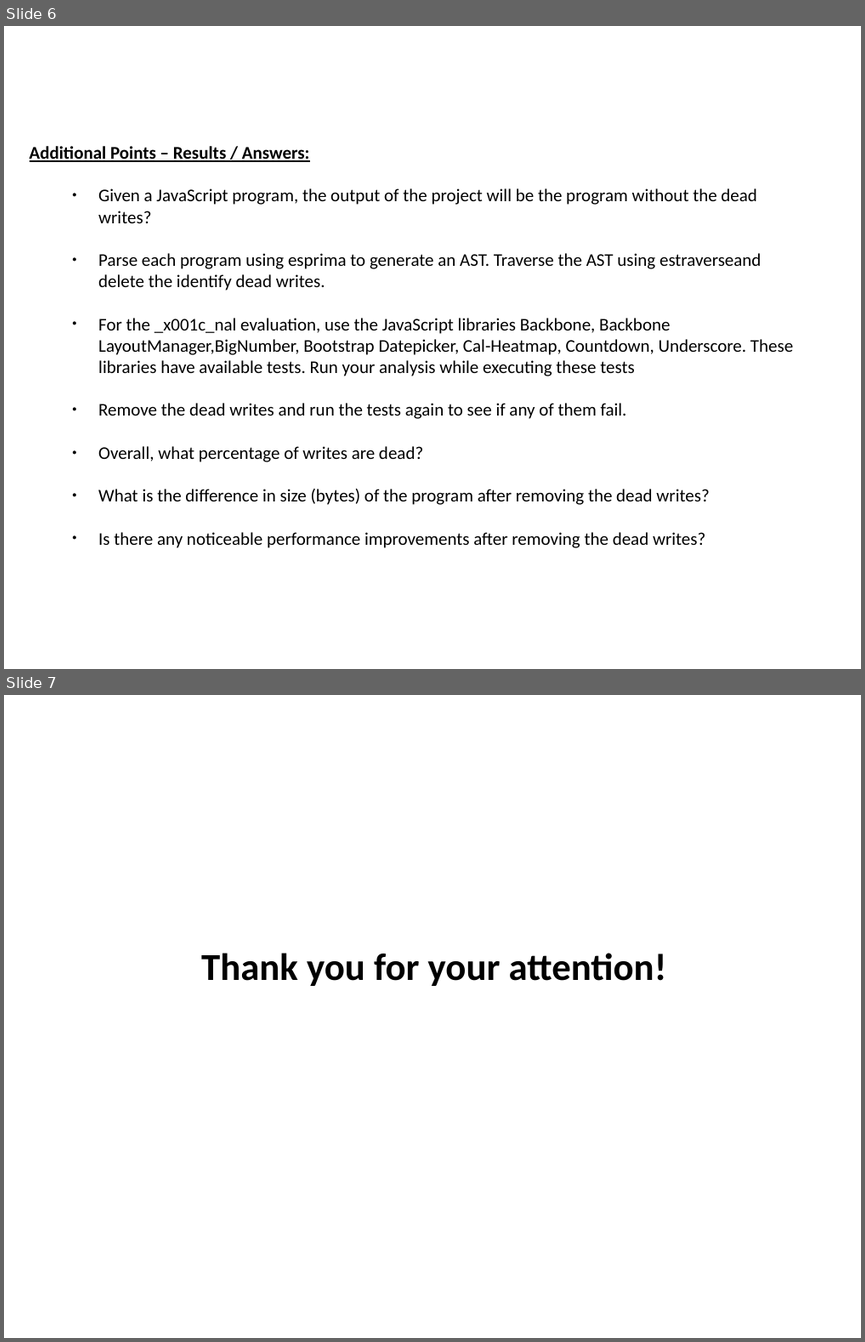
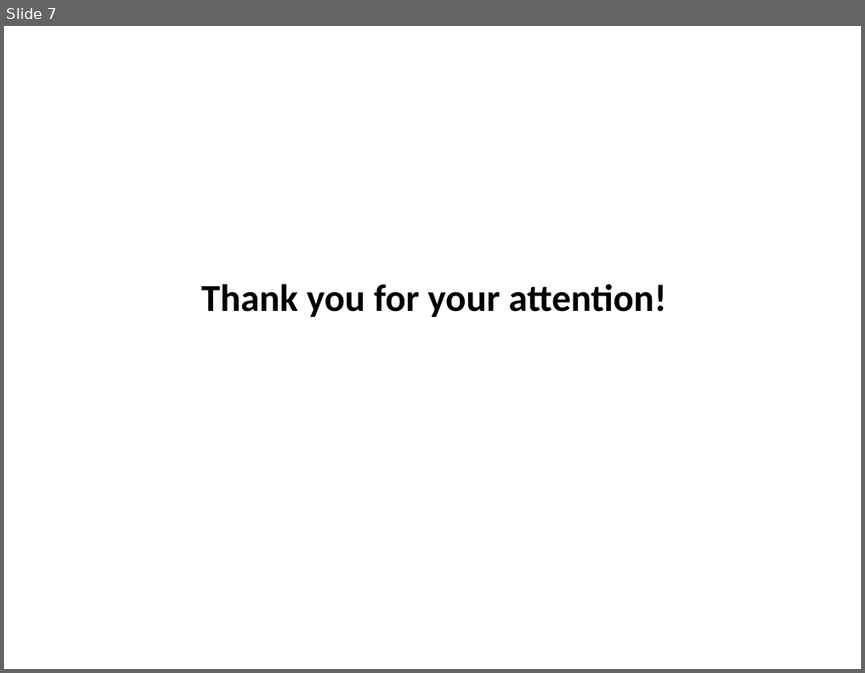
Before and after one commit to nicolas-voigt/PTADynamicDW, a slide deck: Documentation/PP - DeadWrites - Nase and Voigt PTaA.ppt. Shown one above the other, each under a label of ours: slides 6 and 7 before the commit, slide 7 after it. The pictures are 865x1342 and 865x673 pixels, drawn with LibreOffice and Linux fonts; fonts in the diff are those of the drawing; background and template pictures are left out. Boxes give left, top, right and bottom in pixels: in the first picture for what was removed or moved away, otherwise in the second. Text is boxed around its words. In the diff, an @@ line names an element or a change of style, - is before the commit and + after.

```diff
--- a/Documentation/PP - DeadWrites - Nase and Voigt PTaA.ppt
+++ b/Documentation/PP - DeadWrites - Nase and Voigt PTaA.ppt
@@ slide 6 removed at [4, 26, 861, 669], background picture (left out) @@
@@ text removed at [30, 146, 793, 548] @@
-Additional Points – Results / Answers:
-  ● Given a JavaScript program, the output of the project will be the program without the dead writes?
-  ● Parse each program using esprima to generate an AST. Traverse the AST using estraverse and delete the identify dead writes.
-  ● For the _x001c_nal evaluation, use the JavaScript libraries Backbone, Backbone LayoutManager,BigNumber, Bootstrap Datepicker, Cal-Heatmap, Countdown, Underscore. These libraries have available tests. Run your analysis while executing these tests
-  ● Remove the dead writes and run the tests again to see if any of them fail.
-  ● Overall, what percentage of writes are dead?
-  ● What is the difference in size (bytes) of the program after removing the dead writes?
-  ● Is there any noticeable performance improvements after removing the dead writes?
```
Also in this commit, not shown: 2 slides changed, 1 slide added, 9 other files.
